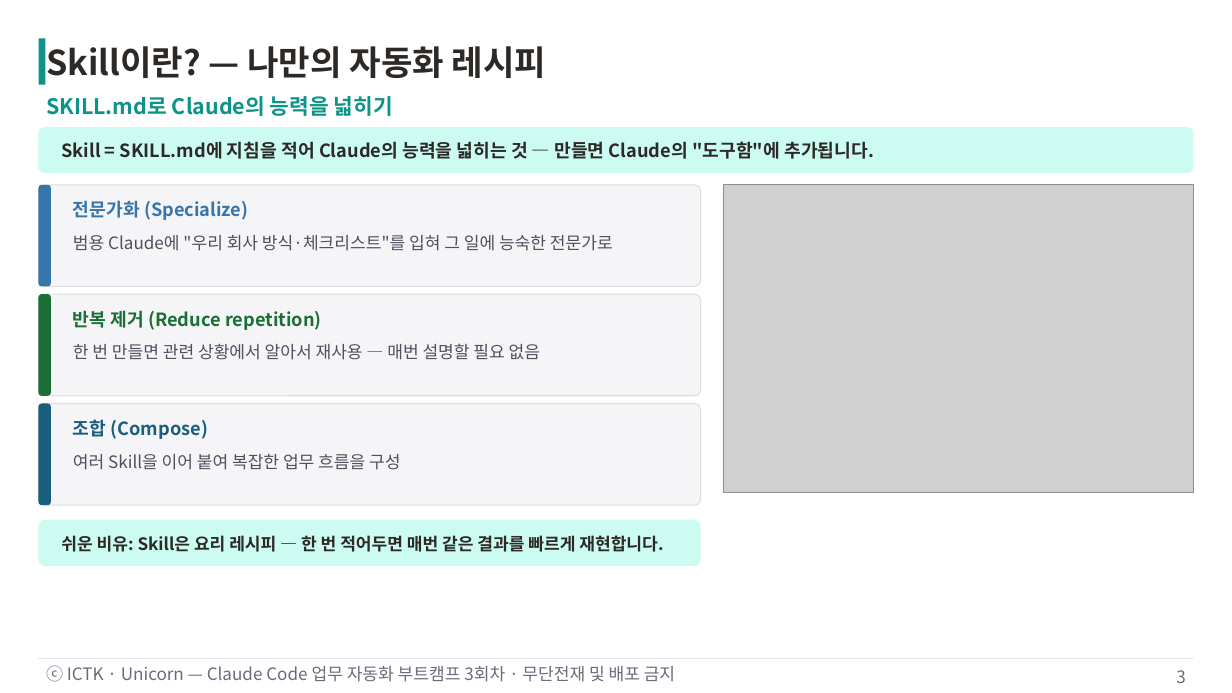
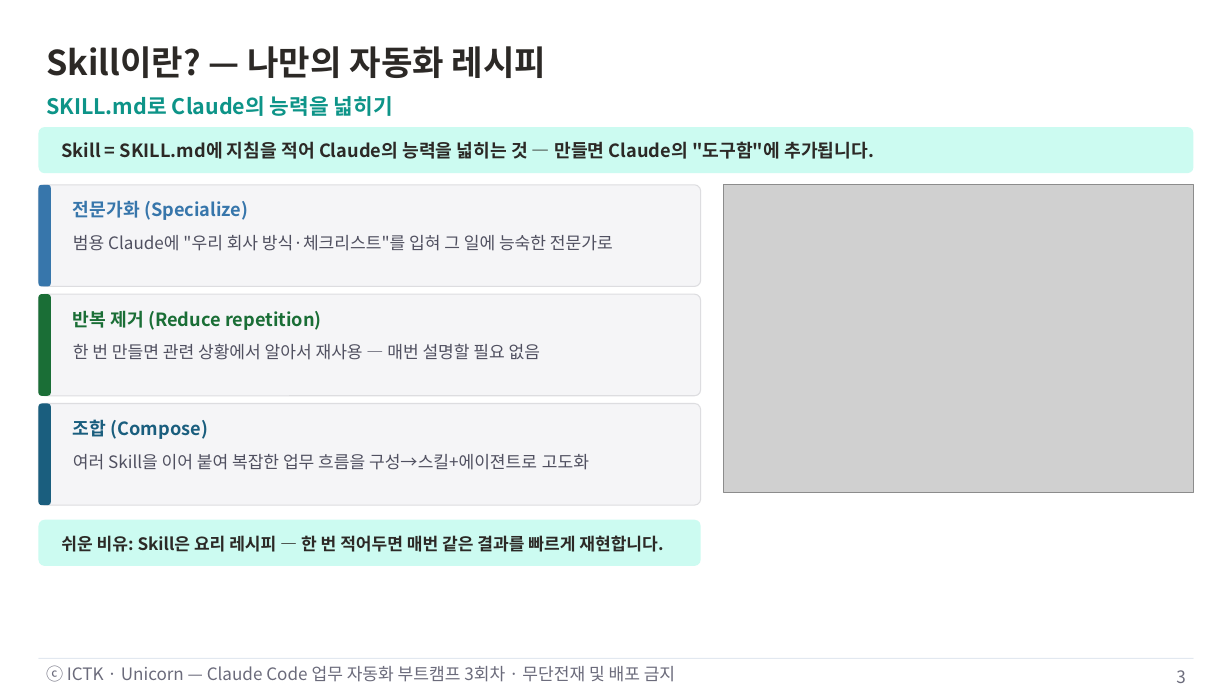
Before and after one commit to unicorn-campus/ai-automation, a slide deck: slide 3 of decks/03-skill-basics/3회차-Skill기초.pptx. Drawn at 1232x693 pixels with LibreOffice and Linux fonts; fonts in the diff are those of the drawing; grey boxes stand for pictures. Boxes give left, top, right and bottom in pixels: in the first picture for what was removed or moved away, otherwise in the second. Text is boxed around its words. In the diff, an @@ line names an element or a change of style, - is before the commit and + after.

```diff
--- a/decks/03-skill-basics/3회차-Skill기초.pptx
+++ b/decks/03-skill-basics/3회차-Skill기초.pptx
@@ rectangle removed at <box>38,38,45,85</box> @@
@@ text at <box>73,454,589,470</box>: text changed @@
-여러 Skill을 이어 붙여 복잡한 업무 흐름을 구성
+여러 Skill을 이어 붙여 복잡한 업무 흐름을 구성→스킬+에이젼트로 고도화
```
Also in this commit, not shown: 9 other slides changed, 1 slide added.
